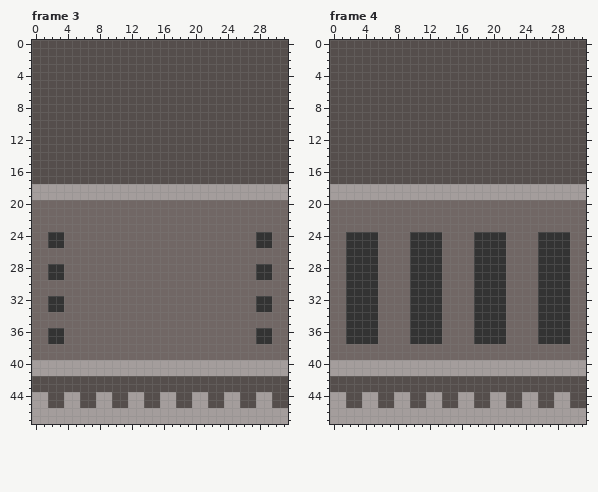
Two states of a pixel-art file, assets/map32x48.aseprite. Above: the version before the commit.
32x48 pixels, 20 frames. Colours within 5 levels of each other are drawn and written as one. Shown: frame 3, frame 4. The commit also changed other frames, which this record leaves out.
The result:
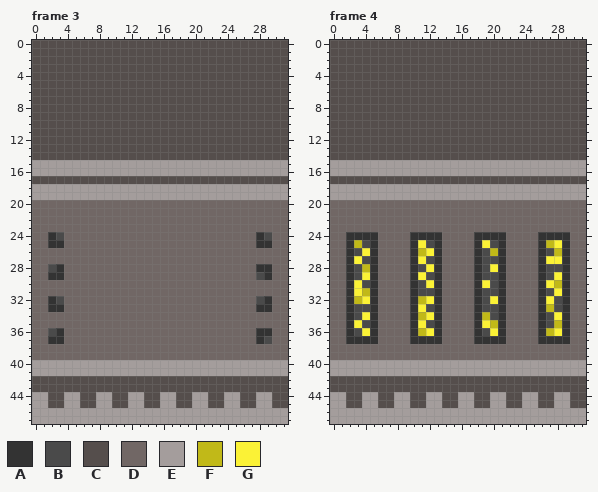
Palette (. is transparent): A #333333  B #4a4a4a  C #554e4c  D #716765  E #a49d9c  F #c1b918  G #fbf236
Difference:
layer "Layer 2" added
--- frame 3, layers "Layer 2", "Layer 1"
@@ x 0..31 @@
 14 CCCCCCCCCCCCCCCCCCCCCCCCCCCCCCCC
-15 CCCCCCCCCCCCCCCCCCCCCCCCCCCCCCCC
-16 CCCCCCCCCCCCCCCCCCCCCCCCCCCCCCCC
+15 EEEEEEEEEEEEEEEEEEEEEEEEEEEEEEEE
+16 EEEEEEEEEEEEEEEEEEEEEEEEEEEEEEEE
 17 CCCCCCCCCCCCCCCCCCCCCCCCCCCCCCCC
@@ x 0..31 @@
 23 DDDDDDDDDDDDDDDDDDDDDDDDDDDDDDDD
-24 DDAADDDDDDDDDDDDDDDDDDDDDDDDAADD
+24 DDABDDDDDDDDDDDDDDDDDDDDDDDDABDD
 25 DDAADDDDDDDDDDDDDDDDDDDDDDDDAADD
@@ x 0..31 @@
 27 DDDDDDDDDDDDDDDDDDDDDDDDDDDDDDDD
-28 DDAADDDDDDDDDDDDDDDDDDDDDDDDAADD
-29 DDAADDDDDDDDDDDDDDDDDDDDDDDDAADD
+28 DDBADDDDDDDDDDDDDDDDDDDDDDDDAADD
+29 DDAADDDDDDDDDDDDDDDDDDDDDDDDBADD
 30 DDDDDDDDDDDDDDDDDDDDDDDDDDDDDDDD
 31 DDDDDDDDDDDDDDDDDDDDDDDDDDDDDDDD
-32 DDAADDDDDDDDDDDDDDDDDDDDDDDDAADD
+32 DDABDDDDDDDDDDDDDDDDDDDDDDDDBADD
 33 DDAADDDDDDDDDDDDDDDDDDDDDDDDAADD
@@ x 0..31 @@
 35 DDDDDDDDDDDDDDDDDDDDDDDDDDDDDDDD
-36 DDAADDDDDDDDDDDDDDDDDDDDDDDDAADD
-37 DDAADDDDDDDDDDDDDDDDDDDDDDDDAADD
+36 DDBADDDDDDDDDDDDDDDDDDDDDDDDAADD
+37 DDAADDDDDDDDDDDDDDDDDDDDDDDDABDD
 38 DDDDDDDDDDDDDDDDDDDDDDDDDDDDDDDD
--- frame 4, layers "Layer 2", "Layer 1"
@@ x 0..31 @@
 14 CCCCCCCCCCCCCCCCCCCCCCCCCCCCCCCC
-15 CCCCCCCCCCCCCCCCCCCCCCCCCCCCCCCC
-16 CCCCCCCCCCCCCCCCCCCCCCCCCCCCCCCC
+15 EEEEEEEEEEEEEEEEEEEEEEEEEEEEEEEE
+16 EEEEEEEEEEEEEEEEEEEEEEEEEEEEEEEE
 17 CCCCCCCCCCCCCCCCCCCCCCCCCCCCCCCC
@@ x 0..31 @@
 24 DDAAAADDDDAAAADDDDAAAADDDDAAAADD
-25 DDAAAADDDDAAAADDDDAAAADDDDAAAADD
-26 DDAAAADDDDAAAADDDDAAAADDDDAAAADD
-27 DDAAAADDDDAAAADDDDAAAADDDDAAAADD
-28 DDAAAADDDDAAAADDDDAAAADDDDAAAADD
-29 DDAAAADDDDAAAADDDDAAAADDDDAAAADD
-30 DDAAAADDDDAAAADDDDAAAADDDDAAAADD
-31 DDAAAADDDDAAAADDDDAAAADDDDAAAADD
-32 DDAAAADDDDAAAADDDDAAAADDDDAAAADD
-33 DDAAAADDDDAAAADDDDAAAADDDDAAAADD
-34 DDAAAADDDDAAAADDDDAAAADDDDAAAADD
-35 DDAAAADDDDAAAADDDDAAAADDDDAAAADD
-36 DDAAAADDDDAAAADDDDAAAADDDDAAAADD
+25 DDAFBADDDDAGBADDDDAGBADDDDAFGADD
+26 DDABGADDDDAFGADDDDABFADDDDABFADD
+27 DDAGBADDDDAGBADDDDABBADDDDAGGADD
+28 DDABFADDDDABGADDDDABGADDDDABBADD
+29 DDABGADDDDAGBADDDDABBADDDDABGADD
+30 DDAGBADDDDABGADDDDAGBADDDDAGFADD
+31 DDAGFADDDDABBADDDDABBADDDDABGADD
+32 DDAFGADDDDAFGADDDDABGADDDDAGBADD
+33 DDABBADDDDAGBADDDDABBADDDDAFBADD
+34 DDABGADDDDAFGADDDDAFBADDDDABGADD
+35 DDAGBADDDDAGBADDDDAGFADDDDABFADD
+36 DDABGADDDDAFGADDDDABGADDDDAFGADD
 37 DDAAAADDDDAAAADDDDAAAADDDDAAAADD
